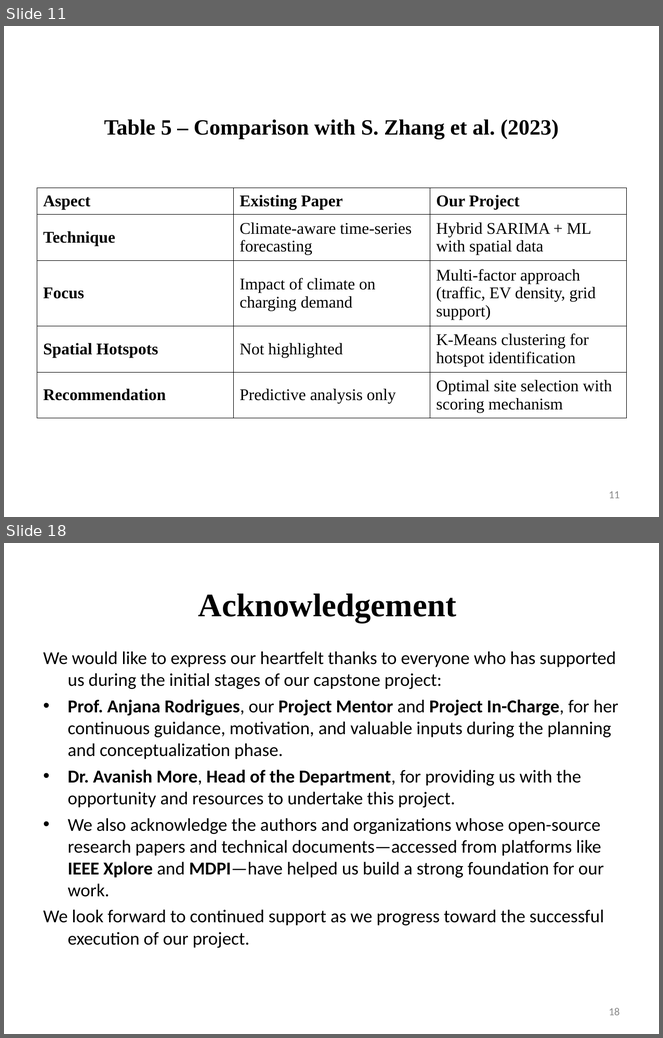
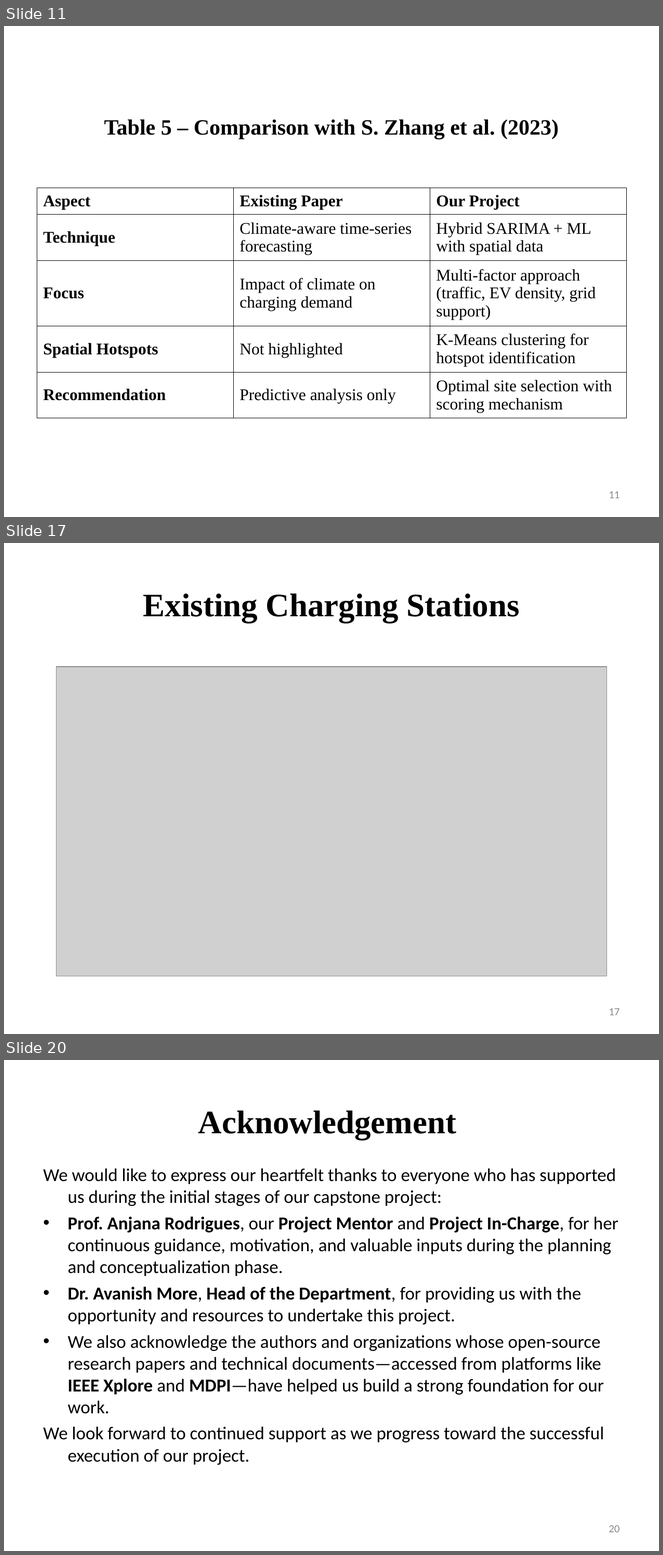
Before and after one commit to TirthDhandhukia30/EVision, a slide deck: Models/Topic 1- EVision.ppt. Shown one above the other, each under a label of ours: slides 11 and 18 before the commit, slides 11, 17 and 20 after it; the slides between them are not shown. The pictures are 663x1038 and 663x1555 pixels, drawn with LibreOffice and Linux fonts; fonts in the diff are those of the drawing; grey boxes stand for pictures. Boxes give left, top, right and bottom in pixels: in the first picture for what was removed or moved away, otherwise in the second. Text is boxed around its words. In the diff, an @@ line names an element or a change of style, - is before the commit and + after.

```diff
--- a/Models/Topic 1- EVision.ppt
+++ b/Models/Topic 1- EVision.ppt
@@ slide 17 added at (4, 543, 659, 1034), background #FFFFFF at 50% opacity @@
@@ title added at (143, 593, 520, 623), 36 pt, text #000000, bold @@
+Existing Charging Stations
@@ picture added at (57, 667, 607, 976) @@
@@ page number added at (609, 1008, 620, 1016), 12 pt, text #898989 @@
+17
@@ what was slide 18 is now slide 20 @@
@@ page number at (609, 1525, 620, 1533): text changed @@
-18
+20
```
Also in this commit, not shown: 7 slides changed, 5 other slides added, 3 slides removed, 29 other files.
